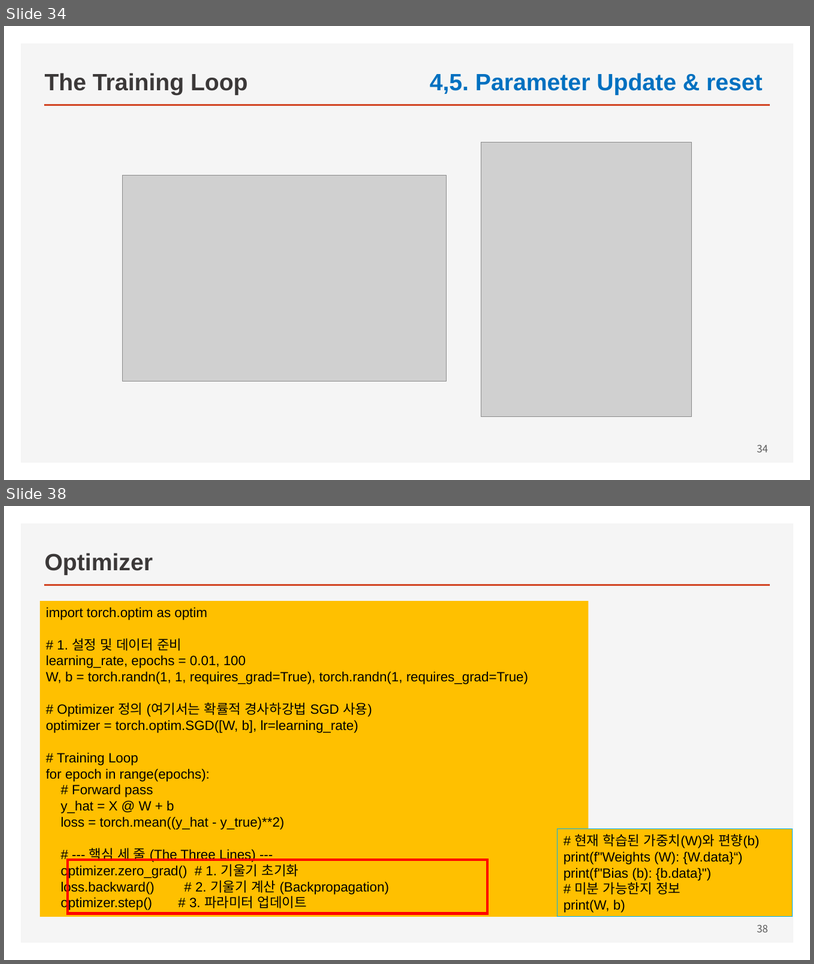
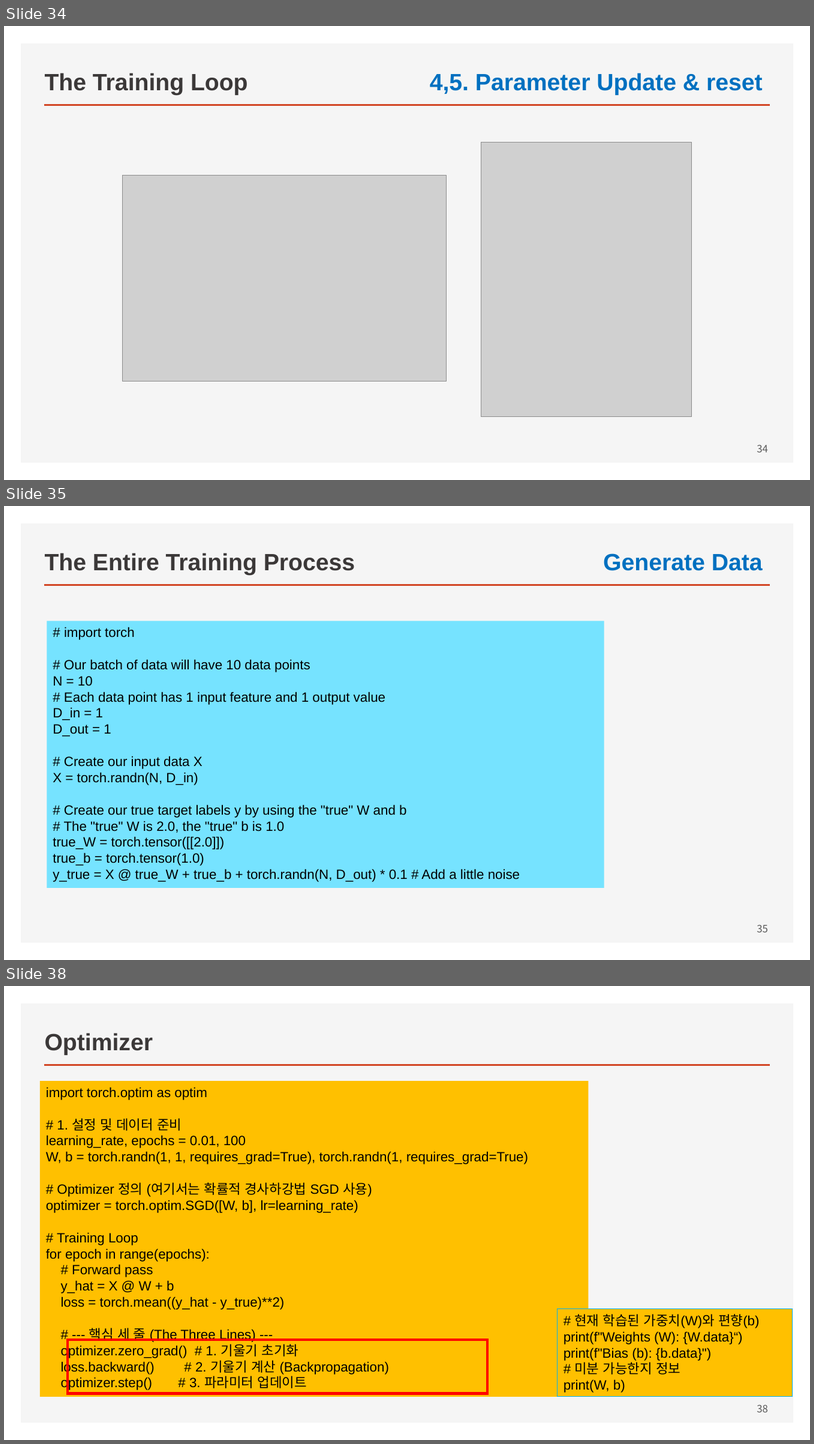
Before and after one commit to ancestor9/mathematics-for-machine-learning, a slide deck: Linear_Algebra/w5_02_Deep_Learning_with_pytorch.pptx. Shown one above the other, each under a label of ours: slides 34 and 38 before the commit, slides 34, 35 and 38 after it; the slides between them are not shown. The pictures are 814x964 and 814x1444 pixels, drawn with LibreOffice and Linux fonts; fonts in the diff are those of the drawing; grey boxes stand for pictures. Boxes give left, top, right and bottom in pixels: in the first picture for what was removed or moved away, otherwise in the second. Text is boxed around its words. In the diff, an @@ line names an element or a change of style, - is before the commit and + after.

```diff
--- a/Linear_Algebra/w5_02_Deep_Learning_with_pytorch.pptx
+++ b/Linear_Algebra/w5_02_Deep_Learning_with_pytorch.pptx
@@ slide 35 added at (x1=4, y1=506, x2=810, y2=960), background #FFFFFF; not listed: 2 template elements that a slide beside it also shows @@
@@ title added at (x1=45, y1=553, x2=355, y2=575), 28 pt, text #3B3838, bold @@
+The Entire Training Process
@@ text added at (x1=603, y1=553, x2=763, y2=571), 28 pt, text #0070C0, bold @@
+Generate Data
@@ rectangle added at (x1=47, y1=621, x2=605, y2=888), fill #76E3FF, 16 pt, text #000000 @@
+# import torch
+# Our batch of data will have 10 data points
+N = 10
+# Each data point has 1 input feature and 1 output value
+D_in = 1
+D_out = 1
+# Create our input data X
+X = torch.randn(N, D_in)
+# Create our true target labels y by using the "true" W and b
+# The "true" W is 2.0, the "true" b is 1.0
+true_W = torch.tensor([[2.0]])
+true_b = torch.tensor(1.0)
+y_true = X @ true_W + true_b + torch.randn(N, D_out) * 0.1 # Add a little noise
@@ page number added at (x1=757, y1=924, x2=768, y2=932), 12 pt, text #595959 @@
+35
```
Also in this commit, not shown: 6 slides changed, 1 slide removed.
